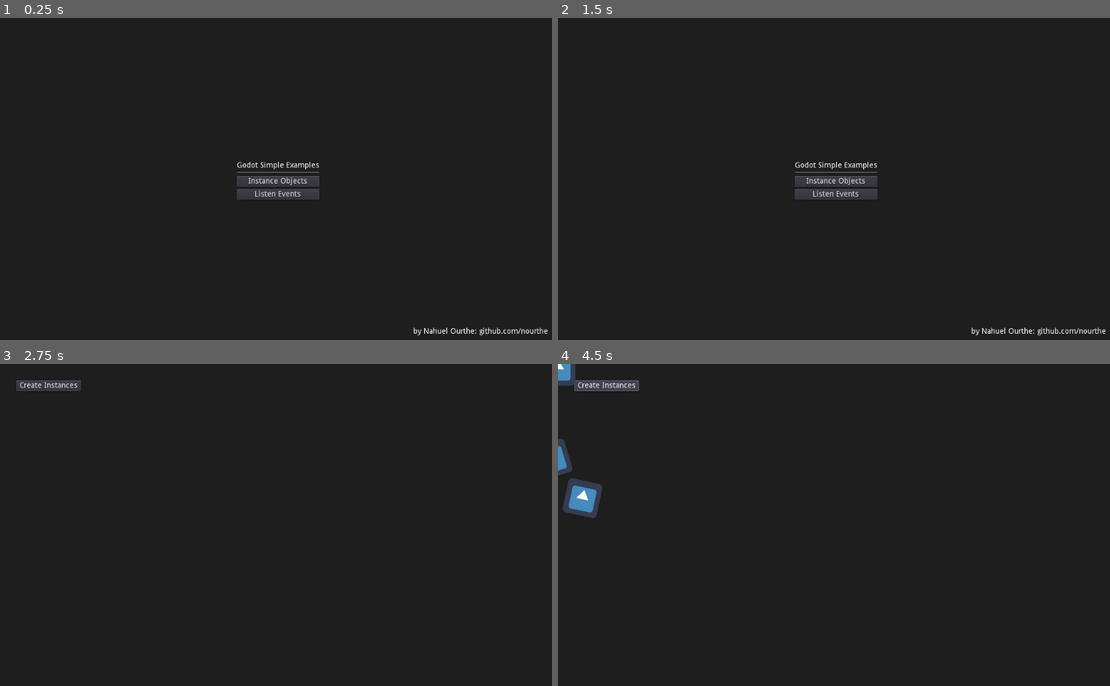
Above: before the commit, frames 1-4 (two rows, left to right).
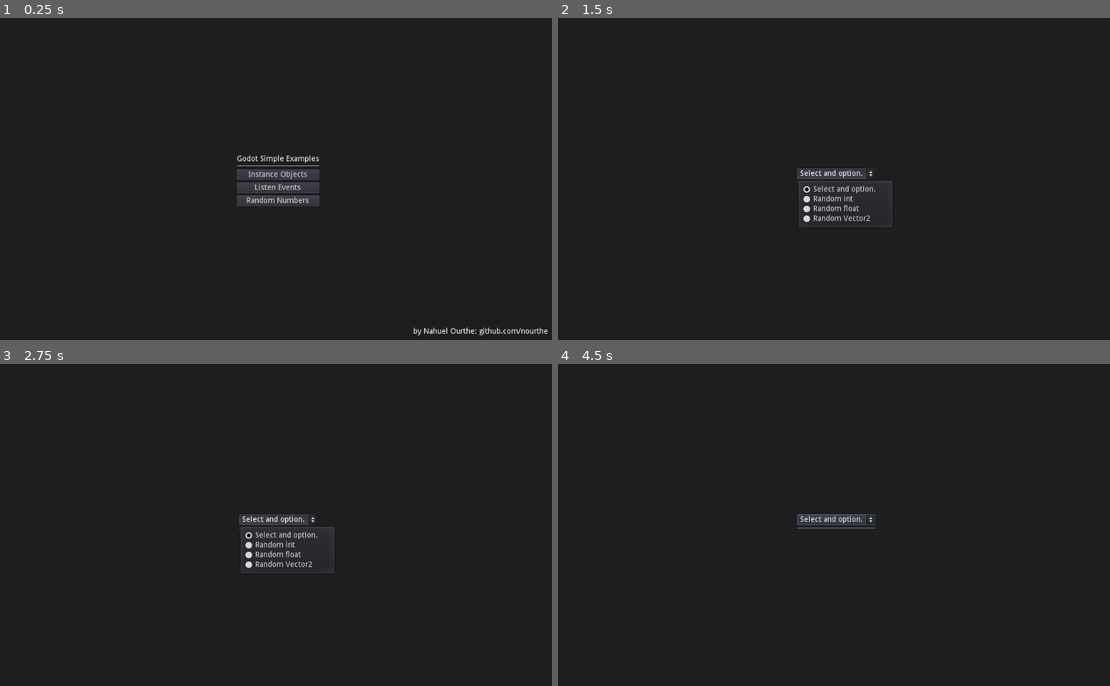
Above: after the commit, the same moments.

Repository: nourthe/godot-simple-examples
Game: Godot game, scene res://menu.tscn
Two runs of this game, one before a commit and one after it. Both use one fixed random seed, a clock stepped at 60 frames per second and the inputs below. The engine's default icon, where the game draws it, is replaced by a stand-in: a white triangle on a blue panel in a dark square.
Inputs (mouse positions are in pixels of both pictures, inside the frame that each line leads up to):
- Up to frame 1 (0.25 s): no input
- Up to frame 2 (1.5 s): click (834, 201) at 0.5 s, where only the run after the commit has a clickable "Random Numbers"; click (834, 172) at 1.25 s, where only the run after the commit has a clickable "Select and option."
- Up to frame 3 (2.75 s): click (276, 528) at 2 s, where only the run before the commit has a clickable "Instance Objects"
- Up to frame 4 (4.5 s): click (607, 386) at 2.75 s, where only the run before the commit has a clickable "Create Instances"; click (607, 386) at 3.5 s, where only the run before the commit has a clickable "Create Instances"; click (607, 386) at 4.25 s, where only the run before the commit has a clickable "Create Instances"

The runs differ from the first frame. In frame 1, 1.4% of the frame differs, in the area x 42-58%, y 42-59%; in frame 2, 1.5%; in frame 3, 1.6%; in frame 4, 2.0%, in the area x 0-58%, y 0-52%.

Commit message:
created random numbers scene example

Diff:
--- /dev/null
+++ b/examples/random/random.gd
@@ -0,0 +1,40 @@
+extends Control
+
+# Declare member variables here. Examples:
+# var a = 2
+# var b = "text"
+
+# Called when the node enters the scene tree for the first time.
+func _ready():
+	$center/v/option.add_item("Select and option.")
+	$center/v/option.add_item("Random int")
+	$center/v/option.add_item("Random float")
+	$center/v/option.add_item("Random Vector2")
+
+	randomize()
+
+# Called every frame. 'delta' is the elapsed time since the previous frame.
+#func _process(delta):
+#	pass
+
+func _on_option_item_selected(ID):
+	match ID:
+		1:
+			generateIntRandom()
+		2:
+			generateFloatRandom()
+		3:
+			generateVector2Random()
+
+func generateIntRandom():
+	var random = floor(rand_range(1,11))
+	$center/v/text.set_text("The number generated is: " + String(random))
+
+func generateFloatRandom():
+	var random = rand_range(1,11)
+	$center/v/text.set_text("The number generated is: " + String(random))
+
+func generateVector2Random():
+	var randomX = rand_range(1,11)
+	var randomY = rand_range(1,11)
+	$center/v/text.set_text("The vector2 generated is: " + String(Vector2(randomX, randomY)))
--- /dev/null
+++ b/examples/random/random.tscn
@@ -0,0 +1,75 @@
+[gd_scene load_steps=2 format=2]
+
+[sub_resource type="GDScript" id=1]
+
+script/source = "extends Control
+
+# Declare member variables here. Examples:
+# var a = 2
+# var b = \"text\"
+
+# Called when the node enters the scene tree for the first time.
+func _ready():
+	$center/v/option.add_item(\"Select and option.\")
+	$center/v/option.add_item(\"Random int\")
+	$center/v/option.add_item(\"Random float\")
+	$center/v/option.add_item(\"Random Vector2\")
+
+	randomize()
+
+# Called every frame. 'delta' is the elapsed time since the previous frame.
+#func _process(delta):
+#	pass
+
+func _on_option_item_selected(ID):
+	match ID:
+		1:
+			generateIntRandom()
+		2:
+			generateFloatRandom()
+		3:
+			generateVector2Random()
+
+func generateIntRandom():
+	var random = floor(rand_range(1,11))
+	$center/v/text.set_text(\"The number generated is: \" + String(random))
+
+func generateFloatRandom():
+	var random = rand_range(1,11)
+	$center/v/text.set_text(\"The number generated is: \" + String(random))
+
+func generateVector2Random():
+	var randomX = rand_range(1,11)
+	var randomY = rand_range(1,11)
+	$center/v/text.set_text(\"The vector2 generated is: \" + String(Vector2(randomX, randomY)))"
+
+[node name="random" type="Control"]
+anchor_right = 1.0
+anchor_bottom = 1.0
+script = SubResource( 1 )
+
+[node name="center" type="CenterContainer" parent="."]
+anchor_right = 1.0
+anchor_bottom = 1.0
+
+[node name="v" type="VBoxContainer" parent="center"]
+margin_left = 491.0
+margin_top = 277.0
+margin_right = 532.0
+margin_bottom = 323.0
+
+[node name="option" type="OptionButton" parent="center/v"]
+margin_right = 41.0
+margin_bottom = 20.0
+
+[node name="sep" type="HSeparator" parent="center/v"]
+margin_top = 24.0
+margin_right = 41.0
+margin_bottom = 28.0
+
+[node name="text" type="Label" parent="center/v"]
+margin_top = 32.0
+margin_right = 41.0
+margin_bottom = 46.0
+
+[connection signal="item_selected" from="center/v/option" to="." method="_on_option_item_selected"]
--- a/menu.gd
+++ b/menu.gd
@@ -16,3 +16,7 @@
 
 func _on_events_pressed():
 	get_tree().change_scene("res://examples/events/events.tscn")
+
+
+func _on_random_pressed():
+	get_tree().change_scene("res://examples/random/random.tscn")
--- a/menu.tscn
+++ b/menu.tscn
@@ -13,9 +13,9 @@
 
 [node name="vbox" type="VBoxContainer" parent="center"]
 margin_left = 436.0
-margin_top = 265.0
+margin_top = 253.0
 margin_right = 588.0
-margin_bottom = 335.0
+margin_bottom = 347.0
 
 [node name="title" type="Label" parent="center/vbox"]
 margin_right = 152.0
@@ -39,6 +39,12 @@
 margin_bottom = 70.0
 text = "Listen Events"
 
+[node name="random" type="Button" parent="center/vbox"]
+margin_top = 74.0
+margin_right = 152.0
+margin_bottom = 94.0
+text = "Random Numbers"
+
 [node name="credits" type="Label" parent="."]
 anchor_left = 1.0
 anchor_top = 1.0
@@ -50,3 +56,4 @@
 
 [connection signal="pressed" from="center/vbox/instances" to="." method="_on_instances_pressed"]
 [connection signal="pressed" from="center/vbox/events" to="." method="_on_events_pressed"]
+[connection signal="pressed" from="center/vbox/random" to="." method="_on_random_pressed"]
